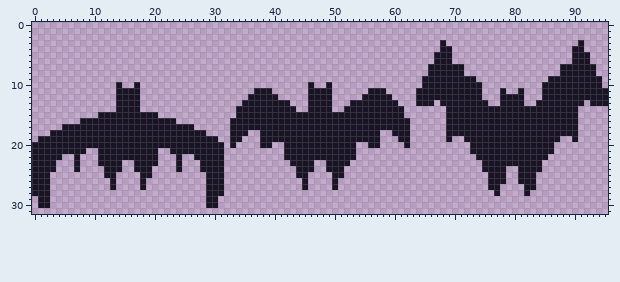
Sprite sheet: godot/images/bat_front.png. The picture above is the old version.
The file is 96x32 pixels.
After the commit:
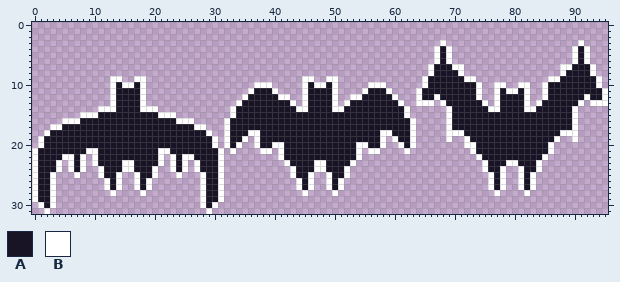
Palette (. is transparent): A #181425  B #ffffff
Commit message: Level 2, white bordered bat
Diff:
@@ x 0..95 @@
  2 ................................................................................................
- 3 ....................................................................A......................A....
- 4 ....................................................................AA....................AA....
- 5 ...................................................................AAA....................AAA...
- 6 ...................................................................AAA....................AAA...
- 7 ..................................................................AAAAAA................AAAAAA..
- 8 ..................................................................AAAAAA................AAAAAA..
- 9 .................................................................AAAAAAAAA............AAAAAAAAA.
-10 ..............A..A............................A..A...............AAAAAAAAAA..........AAAAAAAAAA.
-11 ..............AAAA...................AAA......AAAA......AAA.....AAAAAAAAAAA...A..A...AAAAAAAAAAA
-12 ..............AAAA..................AAAAA.....AAAA.....AAAAA....AAAAAAAAAAA...AAAA...AAAAAAAAAAA
-13 ..............AAAA.................AAAAAAAA...AAAA...AAAAAAAA...AAA.AAAAAAAA..AAAA..AAAAAAAA.AAA
-14 ..............AAAA................AAAAAAAAAA..AAAA..AAAAAAAAAA.......AAAAAAAAAAAAAAAAAAAAAA.....
-15 ...........AAAAAAAAAA.............AAAAAAAAAAAAAAAAAAAAAAAAAAAA.......AAAAAAAAAAAAAAAAAAAAAA.....
-16 ........AAAAAAAAAAAAAAAA.........AAAAAAAAAAAAAAAAAAAAAAAAAAAAAA......AAAAAAAAAAAAAAAAAAAAAA.....
-17 .....AAAAAAAAAAAAAAAAAAAAAA......AAAAAAAAAAAAAAAAAAAAAAAAAAAAAA......AAAAAAAAAAAAAAAAAAAAAA.....
-18 ...AAAAAAAAAAAAAAAAAAAAAAAAAA....AAA..AAAAAAAAAAAAAAAAAAAA..AAA......AAAAAAAAAAAAAAAAAAAAAA.....
-19 .AAAAAAAAAAAAAAAAAAAAAAAAAAAAAA..AA...AAAAAAAAAAAAAAAAAAAA...AA......A..AAAAAAAAAAAAAAAA..A.....
-20 AAAAAAAAAAAAAAAAAAAAAAAAAAAAAAAA.A....AA..AAAAAAAAAAAA..AA....A..........AAAAAAAAAAAAAA.........
-21 AAAAAAAAA..AAAAAAAAAA..AAAAAAAAA..........AAAAAAAAAAAA...................AAAAAAAAAAAAAA.........
-22 AAAAA..A...AAAAAAAAAA...A..AAAAA..........AAAAAAAAAAAA....................AAAAAAAAAAAA..........
-23 AAAA...A...AAAA..AAAA...A...AAAA...........AAAA..AAAA......................AAAAAAAAAA...........
-24 AAAA...A....AAA..AAA....A...AAAA............AAA..AAA.......................AAAA..AAAA...........
-25 AAA.........AA....AA.........AAA............AA....AA........................AAA..AAA............
-26 AAA..........A....A..........AAA.............A....A.........................AAA..AAA............
-27 AAA..........A....A..........AAA.............A....A.........................AA....AA............
-28 AAA..........................AAA.............................................A....A.............
-29 .AA..........................AA.................................................................
-30 .AA..........................AA.................................................................
-31 ................................................................................................
+ 3 ....................................................................B......................B....
+ 4 ...................................................................BAB....................BAB...
+ 5 ...................................................................BAB....................BAB...
+ 6 ...................................................................BAB....................BAB...
+ 7 ..................................................................BAAABB................BBAAAB..
+ 8 ..................................................................BAAAAB................BAAAAB..
+ 9 .............BB..BB..........................BB..BB..............BAAAAAABB............BBAAAAAAB.
+10 .............BABBAB..................BBB.....BABBAB.....BBB......BAAAAAAAAB..BB..BB..BAAAAAAAAB.
+11 .............BAAAAB.................BAAAB....BAAAAB....BAAAB....BAAAAAAAAAB..BABBAB..BAAAAAAAAAB
+12 .............BAAAAB................BAAAAABB..BAAAAB..BBAAAAAB...BAABAAAAAAB..BAAAAB..BAAAAAABAAB
+13 .............BAAAAB...............BAAAAAAAAB.BAAAAB.BAAAAAAAAB..BBB.BAAAAAAB.BAAAAB.BAAAAAAB.BBB
+14 ...........BBBAAAABBB............BAAAAAAAAAABBAAAABBAAAAAAAAAAB......BAAAAAABBAAAABBAAAAAAB.....
+15 ........BBBAAAAAAAAAABBB.........BAAAAAAAAAAAAAAAAAAAAAAAAAAAAB......BAAAAAAAAAAAAAAAAAAAAB.....
+16 .....BBBAAAAAAAAAAAAAAAABBB.....BAAAAAAAAAAAAAAAAAAAAAAAAAAAAAAB.....BAAAAAAAAAAAAAAAAAAAAB.....
+17 ...BBAAAAAAAAAAAAAAAAAAAAAABB...BAAAAAAAAAAAAAAAAAAAAAAAAAAAAAAB.....BAAAAAAAAAAAAAAAAAAAAB.....
+18 ..BAAAAAAAAAAAAAAAAAAAAAAAAAAB..BAAABBAAAAAAAAAAAAAAAAAAAABBAAAB.....BBBAAAAAAAAAAAAAAAABBB.....
+19 .BAAAAAAAAAAAAAAAAAAAAAAAAAAAAB.BAAB.BAAAAAAAAAAAAAAAAAAAAB.BAAB.....B..BAAAAAAAAAAAAAAB..B.....
+20 .BAAAAAAAAAAAAAAAAAAAAAAAAAAAAB.BAB..BAABBAAAAAAAAAAAABBAAB..BAB........BBAAAAAAAAAAAAB.........
+21 BAAAAAAAABBAAAAAAAAAABBAAAAAAAAB.B....BB.BAAAAAAAAAAAAB.BB....B..........BAAAAAAAAAAAAB.........
+22 BAAAABBAB.BAAAAAAAAAAB.BABBAAAAB.........BAAAAAAAAAAAAB...................BAAAAAAAAAAB..........
+23 BAAAB.BAB.BAAAABBAAAAB.BAB.BAAAB..........BAAAABBAAAAB.....................BAAABBAAAB...........
+24 BAAAB.BAB..BAAABBAAAB..BAB.BAAAB...........BAAABBAAAB......................BAAB..BAAB...........
+25 BAAB...B...BAAB..BAAB...B...BAAB...........BAAB..BAAB.......................BAB..BAB............
+26 BAAB........BAB..BAB........BAAB............BAB..BAB........................BAB..BAB............
+27 BAAB........BAB..BAB........BAAB............BAB..BAB........................BAB..BAB............
+28 BAAB.........B....B.........BAAB.............B....B..........................B....B.............
+29 BAAB........................BAAB................................................................
+30 .BAB........................BAB.................................................................
+31 ..B..........................B..................................................................
Where, in picture pixels (left, top, right, bottom), the same in both pictures:
changed: (32, 40, 608, 214)
